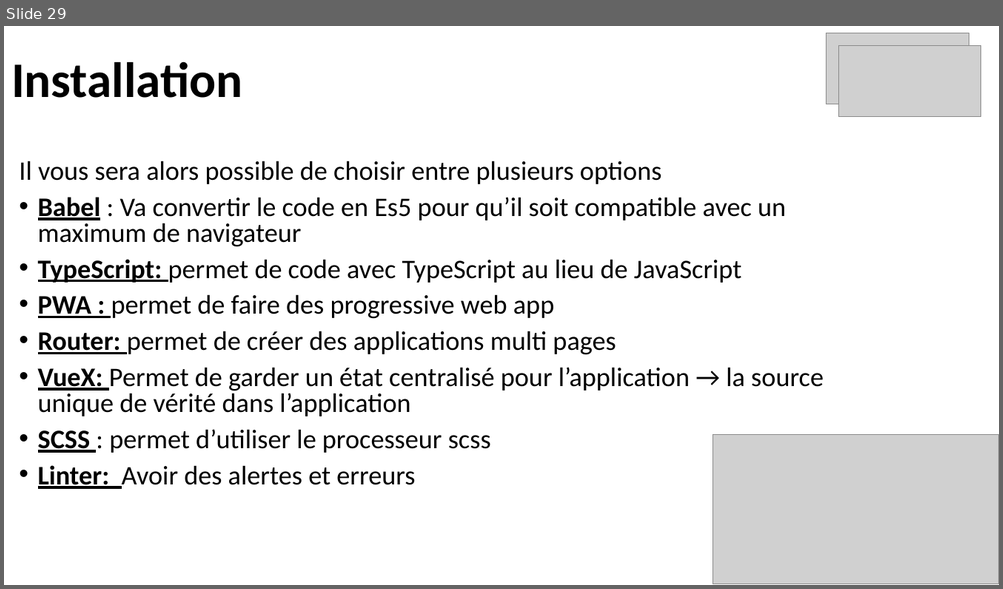
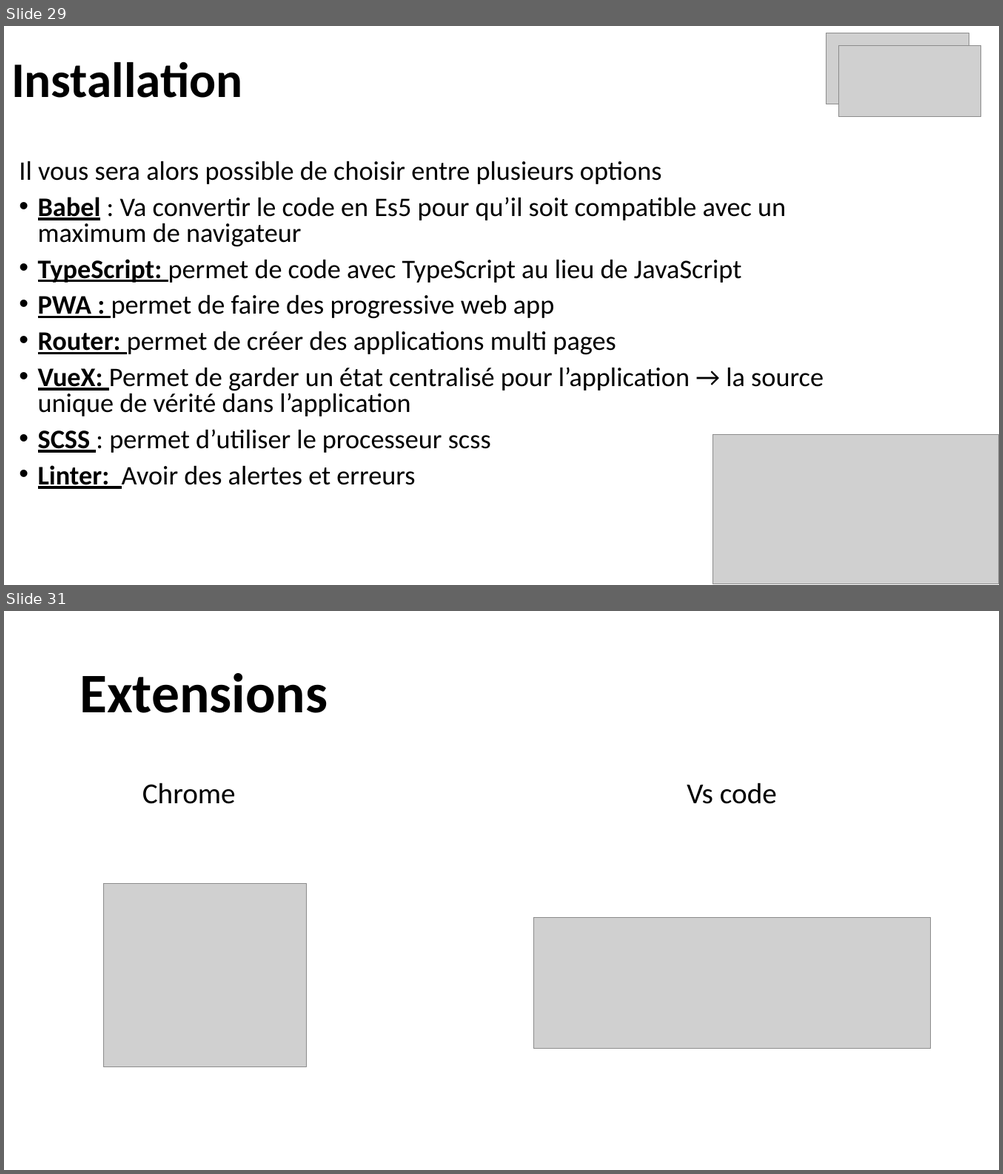
Before and after one commit to ArMb57/vueJs, a slide deck: cours.pptx. Shown one above the other, each under a label of ours: slide 29 before the commit, slides 29 and 31 after it; the slides between them are not shown. The pictures are 1003x589 and 1003x1174 pixels, drawn with LibreOffice and Linux fonts; fonts in the diff are those of the drawing; grey boxes stand for pictures. Boxes give left, top, right and bottom in pixels: in the first picture for what was removed or moved away, otherwise in the second. Text is boxed around its words. In the diff, an @@ line names an element or a change of style, - is before the commit and + after.

```diff
--- a/cours.pptx
+++ b/cours.pptx
@@ slide 31 added at [4,611,999,1170], background #FFFFFF @@
@@ title added at [79,673,327,713], 54 pt, text #000000, bold @@
+Extensions
@@ text added at [142,783,236,804], 28 pt, text #000000 @@
+Chrome
@@ text added at [686,783,777,804], 28 pt, text #000000 @@
+Vs code
@@ picture added at [103,883,306,1067] @@
@@ picture added at [534,918,930,1049] @@
```
Also in this commit, not shown: 49 other slides added.
